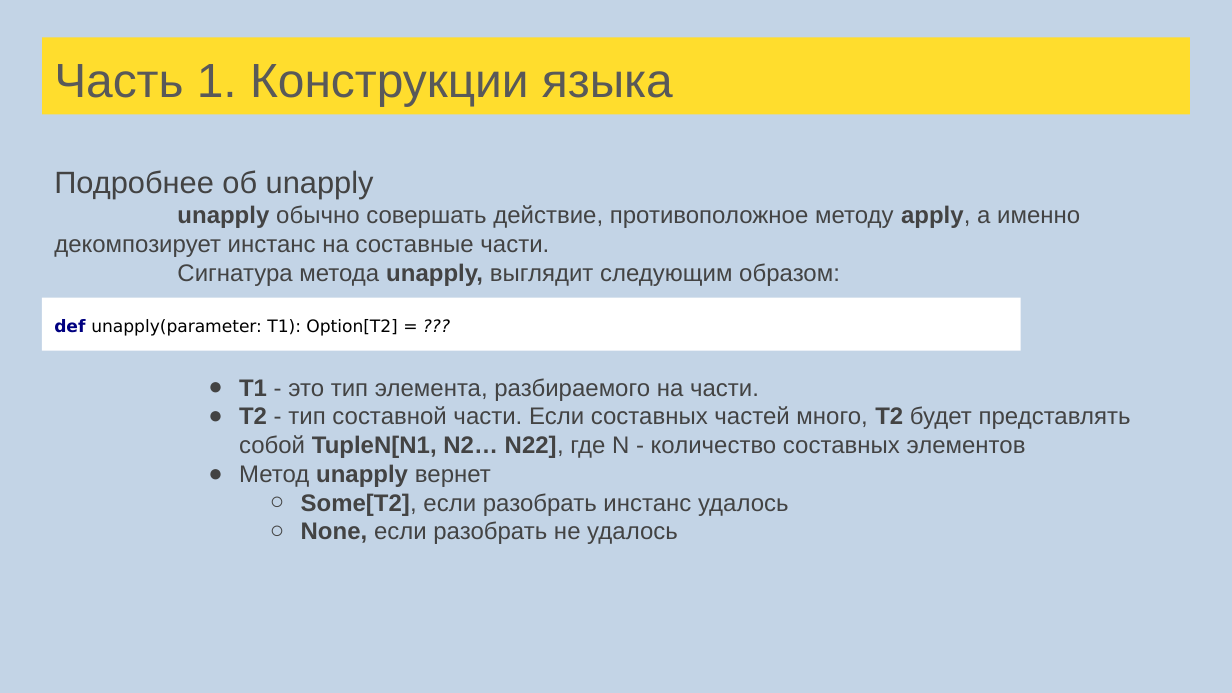
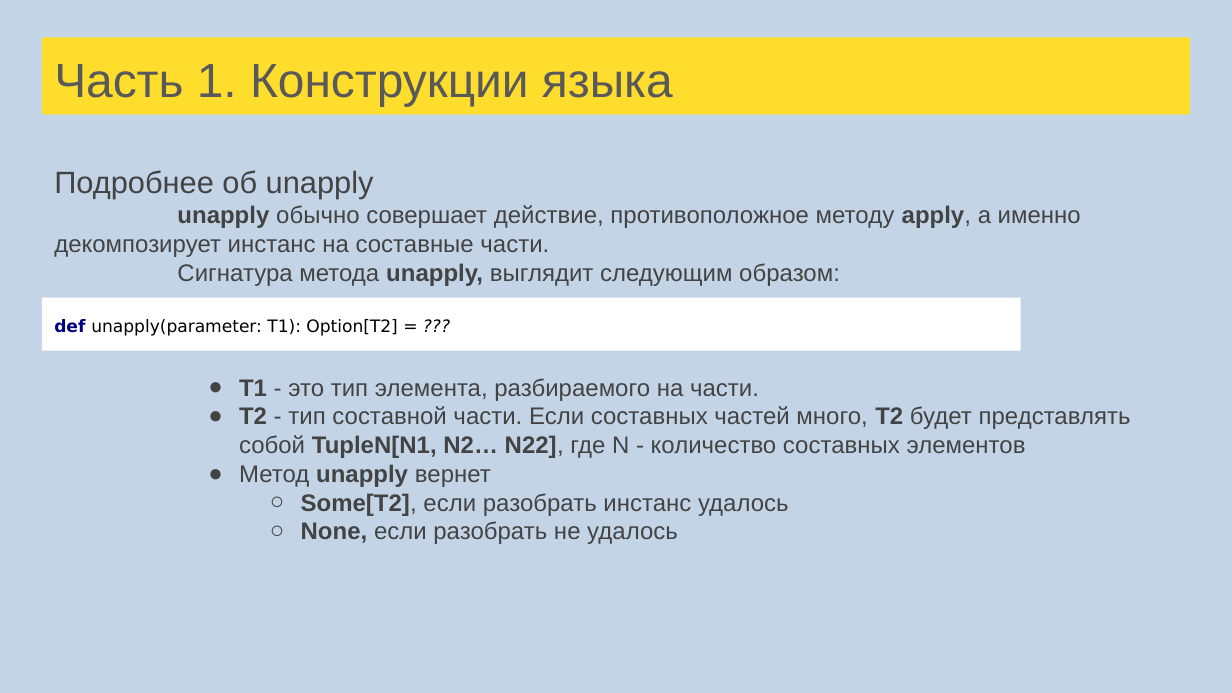
Before and after one commit to sergeypopov83/scala-school, a slide deck: slide 80 of src/main/resources/Лекции Scala для FinTech.pptx. Drawn at 1232x693 pixels with LibreOffice and Linux fonts; fonts in the diff are those of the drawing. Boxes give left, top, right and bottom in pixels: in the first picture for what was removed or moved away, otherwise in the second. Text is boxed around its words. In the diff, an @@ line names an element or a change of style, - is before the commit and + after.

```diff
--- a/src/main/resources/Лекции Scala для FinTech.pptx
+++ b/src/main/resources/Лекции Scala для FinTech.pptx
@@ text at [54, 205, 1081, 257]: text changed @@
-unapply обычно совершать действие, противоположное методу apply, а именно декомпозирует инстанс на составные части.
+unapply обычно совершает действие, противоположное методу apply, а именно декомпозирует инстанс на составные части.
```
Also in this commit, not shown: 3 other slides changed, 11 slides added, 13 other files.
